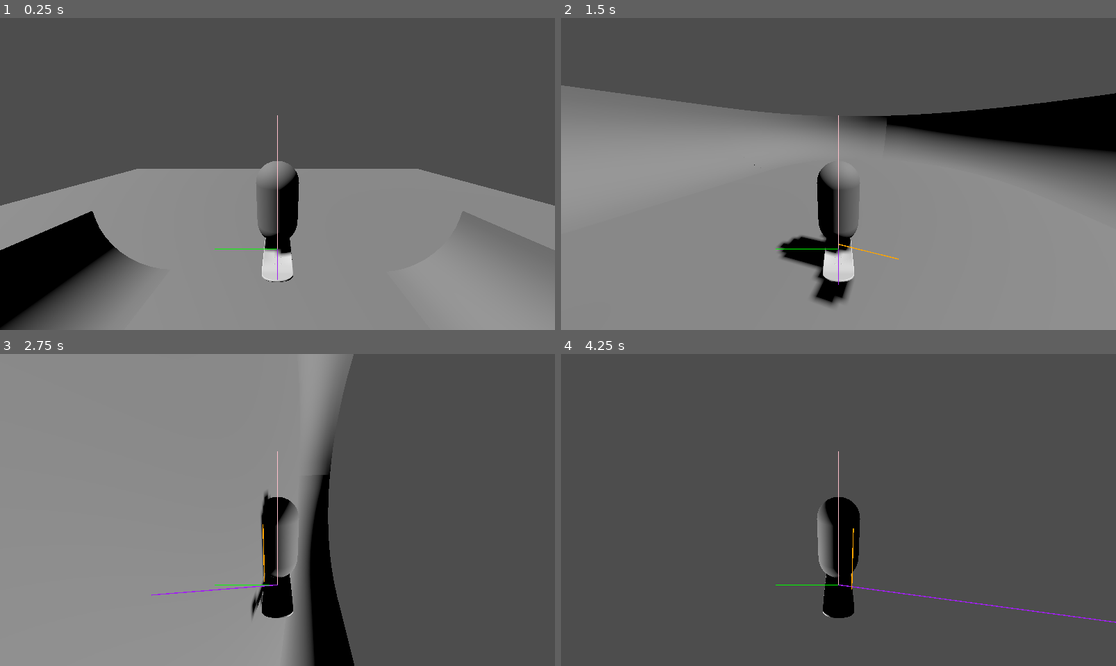
Above: before the commit, frames 1-4 (two rows, left to right).
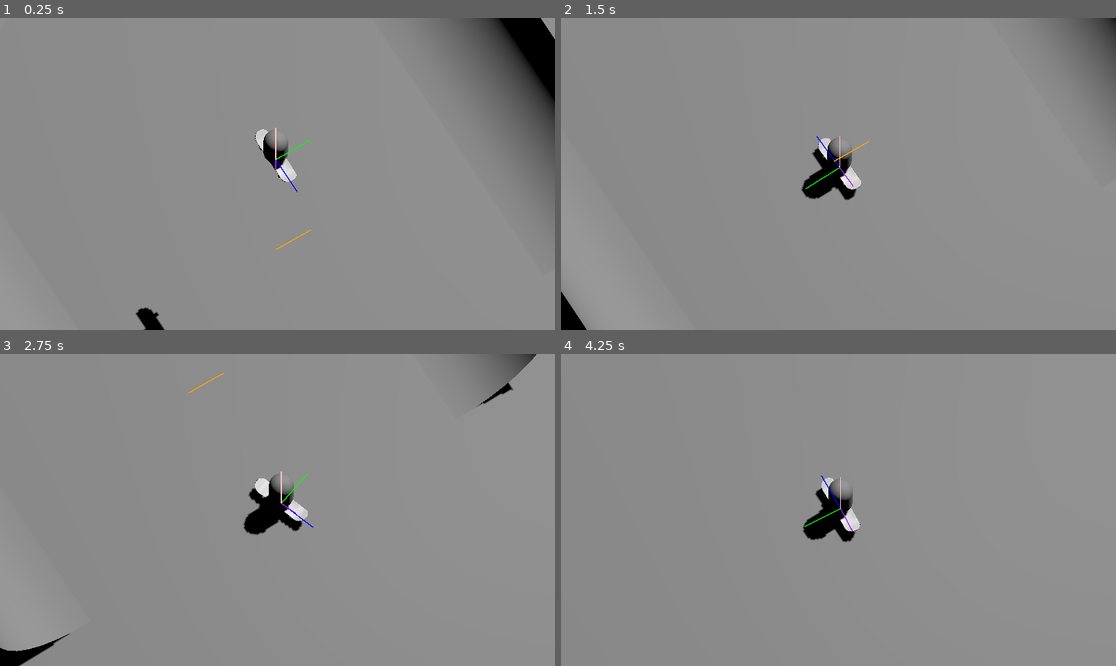
Above: after the commit, the same moments.

Repository: 3deric/GodotSkate
Game: Godot game, scene res://Scenes/testLevel.tscn
Same seed, same stepped clock (60 frames per second), same inputs: the game is played once before the commit and once after it.
Inputs:
- Up to frame 1 (0.25 s): no input
- Up to frame 2 (1.5 s): hold D (Right) 0.53-1.28 s; tap Space (Jump) at 0.77 s; hold S (Backward) from 1.28 s (still down)
- Up to frame 3 (2.75 s): tap Space (Jump) at 1.52 s; release S (Backward) at 2.03 s; hold D (Right) from 2.03 s (still down)
- Up to frame 4 (4.25 s): release D (Right) at 2.78 s; hold W (Forward) 2.78-3.53 s; tap Space (Jump) at 3.02, 3.77 s; hold A (Left) from 3.53 s (still down)

The runs differ from the first frame. In frame 1, 58% of the frame differs, in the area x 0-100%, y 0-100%; in frame 2, 42%; in frame 3, 47%; in frame 4, 99%.

Commit message:
Adjusted camera, attached camera to player, fixes on jumping and falling

Diff:
--- a/Skategame/Scenes/characterBody3D.tscn
+++ b/Skategame/Scenes/characterBody3D.tscn
@@ -67,4 +67,5 @@
 
 [node name="Camera3D" type="Camera3D" parent="."]
 transform = Transform3D(-1, -1.77636e-15, -8.74228e-08, -2.31406e-08, 0.964331, 0.264698, 8.43045e-08, 0.264698, -0.964331, 0, 1.80857, -2.081)
+visible = false
 fov = 90.0
--- a/Skategame/Scenes/testLevel.tscn
+++ b/Skategame/Scenes/testLevel.tscn
@@ -77,5 +77,16 @@
 [node name="DebugView" parent="." node_paths=PackedStringArray("player") instance=ExtResource("5_cf44f")]
 player = NodePath("../Character")
 
-[node name="Character" parent="." instance=ExtResource("4_d8v8c")]
+[node name="Character" parent="." node_paths=PackedStringArray("camera", "cameraPos") instance=ExtResource("4_d8v8c")]
 transform = Transform3D(1, 0, 0, 0, 1, 0, 0, 0, 1, -1.13058, 2.22471, -0.540884)
+camera = NodePath("../Node3D/Camera3D")
+cameraPos = NodePath("../Node3D")
+
+[node name="Node3D" type="Node3D" parent="."]
+
+[node name="Camera3D" type="Camera3D" parent="Node3D"]
+transform = Transform3D(0.851626, 0.483314, -0.202829, 0, 0.386968, 0.922093, 0.524149, -0.785279, 0.329553, -1.887, 8.084, 3.146)
+projection = 1
+current = true
+size = 7.591
+far = 100.0
--- a/Skategame/Scripts/characterBody3D.gd
+++ b/Skategame/Scripts/characterBody3D.gd
@@ -26,7 +26,9 @@
 @onready var rbdBoard: RigidBody3D = get_node("RBDBoard")
 @onready var rbdChar: RigidBody3D = get_node("RBDCharacter")
 
-@onready var camera: Camera3D = get_node("Camera3D")
+#@onready var camera: Camera3D = get_node("Camera3D")
+@export var camera: Camera3D = null
+@export var cameraPos: Node3D = null
 
 func _ready():
 	_resetPlayer(Vector3.UP * 5.0)
@@ -54,8 +56,12 @@
 
 		_setUpDirection()
 
-		#acceleration
-		velocity += xForm.basis.z * input.y * acc
+		if((input.y > 0 and velocity.length() <= maxVel) or (input.y < 0 and velocity.length() >= -maxVel)):
+			velocity += xForm.basis.z * input.y * acc
+		#dedeleration
+		else:
+			velocity *= 0.98
+
 
 		#jump acceleration
 		velocity += xForm.basis.y * input.z * jumpVel
@@ -78,7 +84,7 @@
 		rotate_object_local(Vector3.UP, input.x * rotJump * delta)
 		rampPos.x = global_position.x
 		rampPos.z = global_position.z
-
+		input.z
 		var velHor = velocity * Vector3(1,0,1)
 		var velUp = velocity * Vector3.UP
 
@@ -117,6 +123,11 @@
 	var collisionInfo = get_last_slide_collision()
 	if (collisionInfo and playerState != PlayerState.PIPE):
 		rampDir = (collisionInfo.get_normal() * Vector3(1,0,1)).normalized()
+
+	if(is_on_wall() and  playerState == PlayerState.PIPE):
+		playerState = PlayerState.FALL
+		_fall()
+		return
 
 	if is_on_floor():
 		var fallCheck = (abs(velocity.normalized().dot(xForm.basis.z)))
@@ -126,8 +137,10 @@
 		else:
 			playerState = PlayerState.GROUND
 			return
+
 	if !is_on_floor():
-		if (velocity.normalized().dot(Vector3.UP) > 0.8 and playerState != PlayerState.PIPE):
+		#if (velocity.normalized().dot(Vector3.UP) > 0.8 and playerState != PlayerState.PIPE):
+		if (abs(xForm.basis.z.dot(Vector3.UP)) > 0.8 and playerState != PlayerState.PIPE):
 			playerState = PlayerState.PIPE
 			rampPos = global_position - get_last_motion() - Vector3.UP * 0.2
 		if (playerState != PlayerState.PIPE):
@@ -149,6 +162,8 @@
 		rbdChar.global_transform = global_transform
 		rbdBoard.global_transform = global_transform
 
+	cameraPos.position = cameraPos.position.lerp(global_position, delta * 10)
+
 func _fall():
 	rbdChar.freeze = false
 	rbdChar.apply_impulse(velocity)
@@ -159,7 +174,7 @@
 	up_direction = Vector3.UP
 	velocity = Vector3.ZERO
 	lastDir = global_transform.basis.x.cross(up_direction)
-	global_position = pos
+	global_position = pos + Vector3.UP
 	rbdChar.freeze = true
 	rbdBoard.freeze = true
 	playerState = PlayerState.RESET
@@ -188,7 +203,7 @@
 
 func _align(xform, newUp):
 	xform.basis.y = newUp
-	print(newUp)
+	#print(newUp)
 	xform.basis.x = -xform.basis.z.cross(newUp)
 	xform.basis = xform.basis.orthonormalized()
 	return xform
